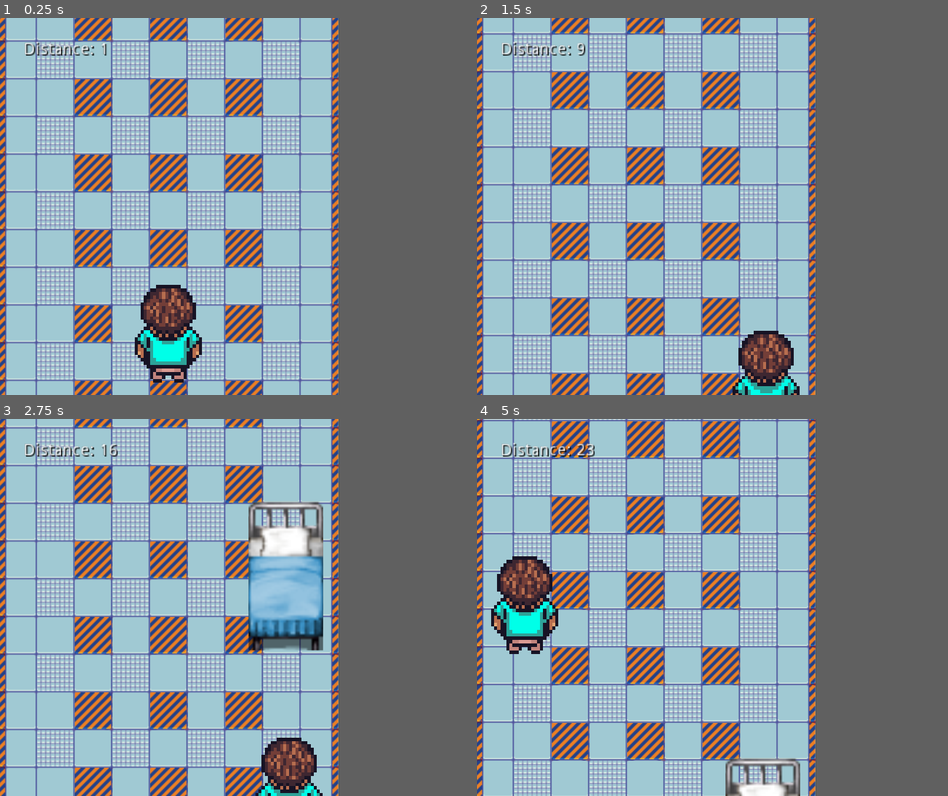
Above: before the commit, frames 1-4 (two rows, left to right).
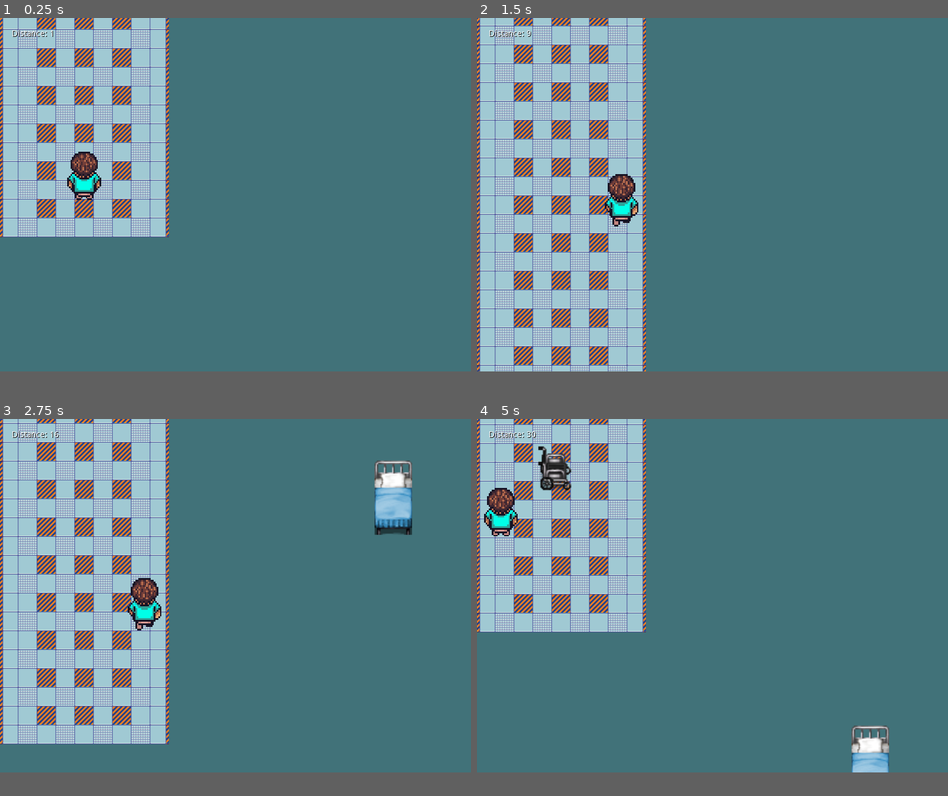
Above: after the commit, the same moments.

Repository: ziaber/beer_balance_game
Game: Godot game, scene res://main_scene.tscn
The game is run twice, just before and just after one commit, with the same random seed, the same clock (stepped at 60 frames per second) and the same inputs.
Inputs:
- Up to frame 1 (0.25 s): no input
- Up to frame 2 (1.5 s): hold Right (ui_right) 0.53-1.28 s; hold Down (ui_down) from 1.28 s (still down)
- Up to frame 3 (2.75 s): release Down (ui_down) at 2.03 s; hold Right (ui_right) from 2.03 s (still down)
- Up to frame 4 (5 s): release Right (ui_right) at 2.78 s; hold Up (ui_up) 2.78-3.53 s; hold Left (ui_left) from 3.53 s (still down)
The window is 576x640 before the commit and 800x600 after it. Grey fills any space a smaller window leaves; there, only what the larger window draws over its background counts as a difference.

The runs differ from the first frame. In frame 1, 61% of the frame differs, in the area x 0-72%, y 0-100%; in frame 2, 57%; in frame 3, 59%; in frame 4, 64%, in the area x 0-88%, y 0-100%.

Commit message:
Added Start screen

Diff:
--- /dev/null
+++ b/HoldMyBeer/Buttons/Exit.tscn
@@ -0,0 +1,8 @@
+[gd_scene load_steps=2 format=2]
+
+[ext_resource path="res://Buttons/MenuButton.tscn" type="PackedScene" id=1]
+
+[node name="Exit" index="0" instance=ExtResource( 1 )]
+
+[node name="Label" parent="." index="0"]
+text = "Exit"
--- /dev/null
+++ b/HoldMyBeer/Buttons/MenuButton.tscn
@@ -0,0 +1,23 @@
+[gd_scene load_steps=3 format=2]
+
+[ext_resource path="res://Montserrat-ExtraBold.ttf" type="DynamicFontData" id=1]
+
+[sub_resource type="DynamicFont" id=1]
+size = 48
+outline_size = 2
+font_data = ExtResource( 1 )
+
+[node name="ManuButton" type="Button"]
+margin_right = 560.0
+margin_bottom = 60.0
+flat = true
+
+[node name="Label" type="Label" parent="."]
+anchor_right = 1.0
+anchor_bottom = 1.0
+rect_min_size = Vector2( 560, 60 )
+size_flags_stretch_ratio = 0.0
+custom_fonts/font = SubResource( 1 )
+custom_colors/font_color = Color( 0, 0, 0, 1 )
+text = "Label"
+align = 1
--- /dev/null
+++ b/HoldMyBeer/Buttons/Start.tscn
@@ -0,0 +1,8 @@
+[gd_scene load_steps=2 format=2]
+
+[ext_resource path="res://Buttons/MenuButton.tscn" type="PackedScene" id=1]
+
+[node name="Start" instance=ExtResource( 1 )]
+
+[node name="Label" parent="." index="0"]
+text = "Start"
--- /dev/null
+++ b/HoldMyBeer/MainMenu.tscn
@@ -0,0 +1,44 @@
+[gd_scene load_steps=4 format=2]
+
+[ext_resource path="res://logo.png" type="Texture" id=1]
+[ext_resource path="res://Buttons/Start.tscn" type="PackedScene" id=2]
+[ext_resource path="res://Buttons/Exit.tscn" type="PackedScene" id=3]
+
+[node name="MainMenu" type="Control"]
+anchor_right = 1.0
+anchor_bottom = 1.0
+
+[node name="Menu" type="VBoxContainer" parent="."]
+margin_left = 120.0
+margin_top = 80.0
+margin_right = 680.0
+margin_bottom = 520.0
+
+[node name="Title" type="TextureRect" parent="Menu"]
+margin_right = 560.0
+margin_bottom = 179.0
+size_flags_horizontal = 4
+size_flags_vertical = 4
+texture = ExtResource( 1 )
+stretch_mode = 4
+
+[node name="Center Row" type="HBoxContainer" parent="Menu"]
+margin_top = 183.0
+margin_right = 560.0
+margin_bottom = 440.0
+size_flags_vertical = 3
+
+[node name="Buttons" type="VBoxContainer" parent="Menu/Center Row"]
+editor/display_folded = true
+margin_right = 560.0
+margin_bottom = 257.0
+size_flags_horizontal = 3
+size_flags_vertical = 3
+
+[node name="Start" parent="Menu/Center Row/Buttons" instance=ExtResource( 2 )]
+rect_min_size = Vector2( 0, 60 )
+
+[node name="Exit" parent="Menu/Center Row/Buttons" instance=ExtResource( 3 )]
+margin_top = 64.0
+margin_bottom = 124.0
+rect_min_size = Vector2( 0, 60 )
--- a/HoldMyBeer/project.godot
+++ b/HoldMyBeer/project.godot
@@ -42,9 +42,7 @@
 
 [display]
 
-window/size/width=288
-window/size/height=320
-window/stretch/mode="2d"
+window/size/width=800
 
 [editor_plugins]
 
@@ -52,4 +50,5 @@
 
 [rendering]
 
+environment/default_clear_color=Color( 0.258824, 0.45098, 0.478431, 1 )
 environment/default_environment="res://default_env.tres"
Binary file added: HoldMyBeer/Montserrat-ExtraBold.ttf
Binary file added: HoldMyBeer/logo.png
Not shown, added: HoldMyBeer/logo.png.import
